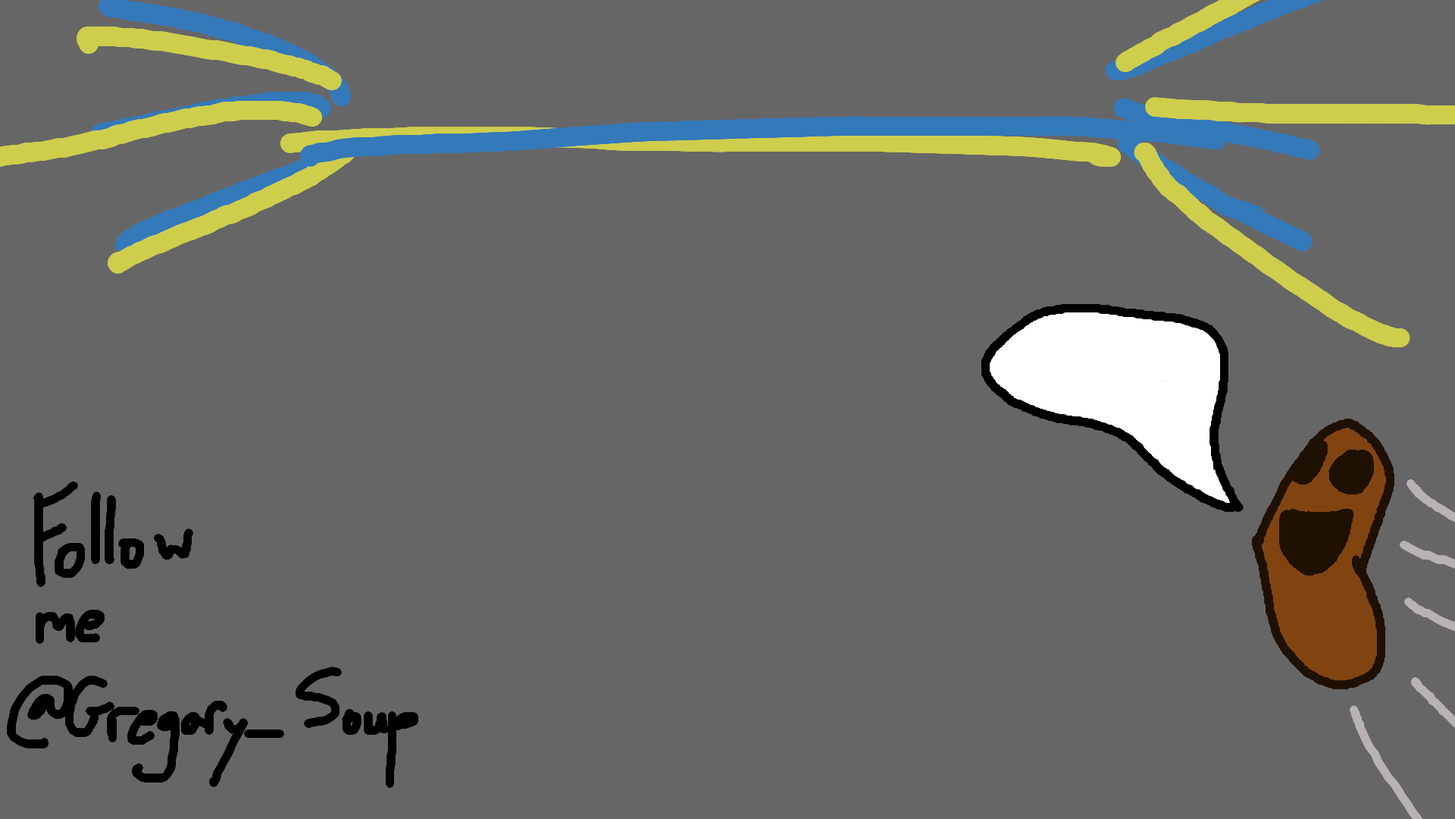
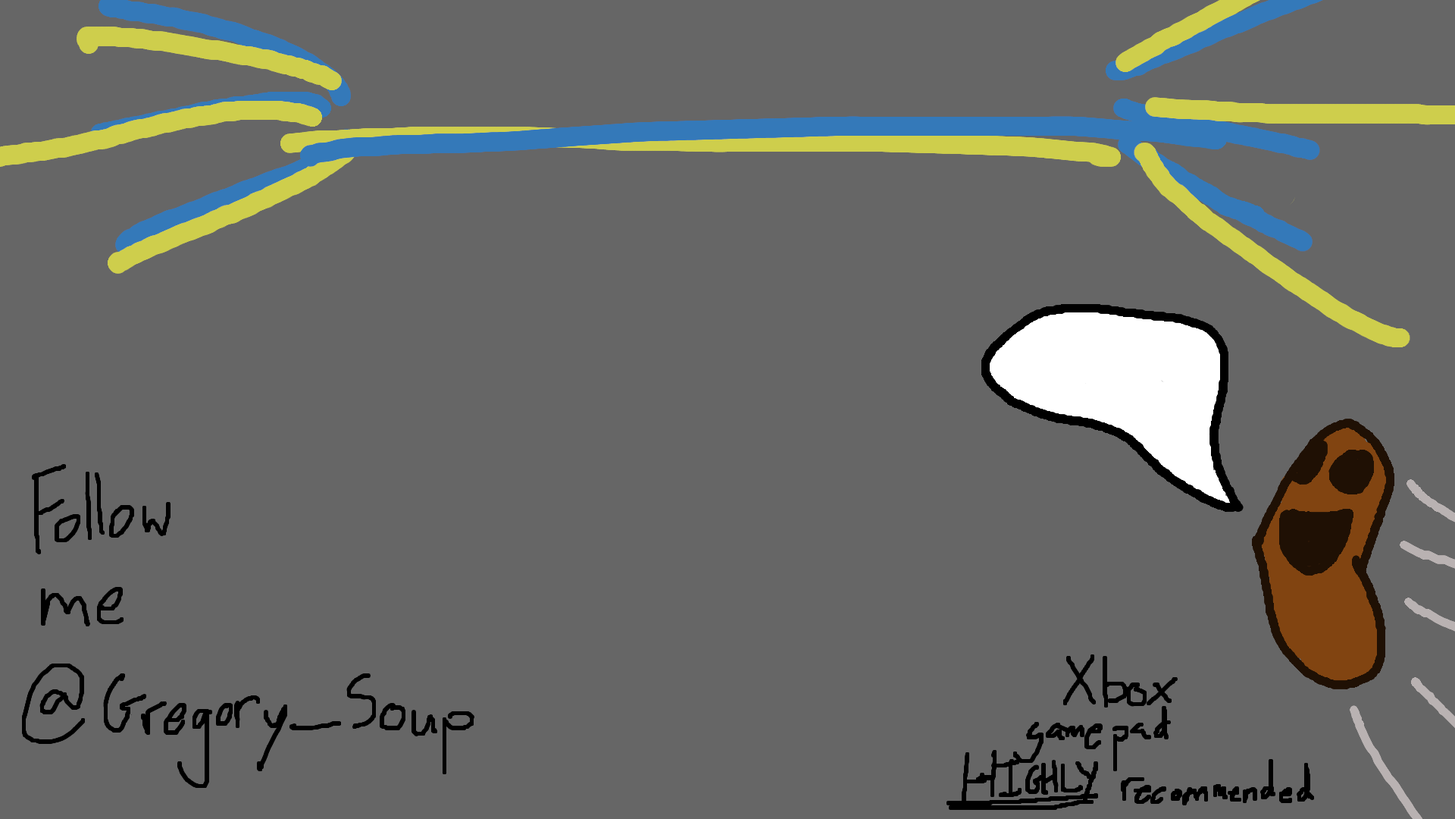
Revision of a layered (1455, 819) image; what changed, layer by layer:
painted on "Layer" over (x1=6, y1=463, x2=1315, y2=810)
